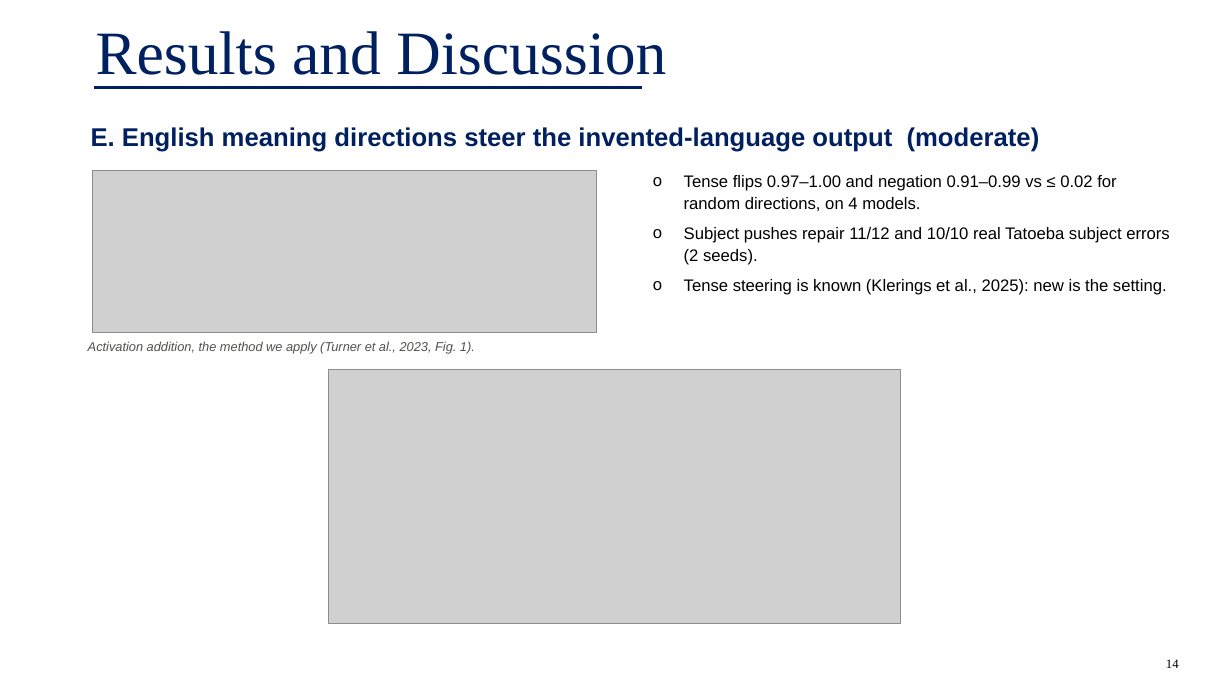
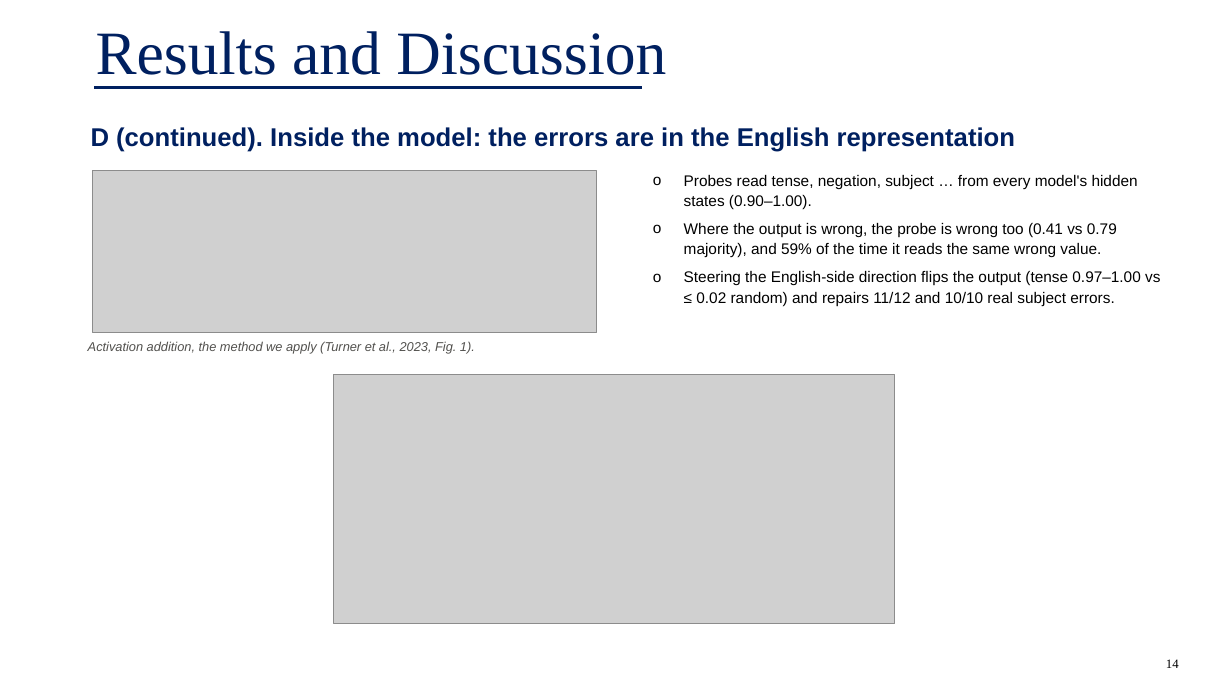
Before and after one commit to Lsidvd234/alien-rosetta, a slide deck: slide 14 of submission/Alien_Rosetta_presentation.pptx. Drawn at 1232x693 pixels with LibreOffice and Linux fonts; fonts in the diff are those of the drawing; grey boxes stand for pictures. Boxes give left, top, right and bottom in pixels: in the first picture for what was removed or moved away, otherwise in the second. Text is boxed around its words. In the diff, an @@ line names an element or a change of style, - is before the commit and + after.

```diff
--- a/submission/Alien_Rosetta_presentation.pptx
+++ b/submission/Alien_Rosetta_presentation.pptx
@@ text at [91,127,1015,152]: text changed @@
-E. English meaning directions steer the invented-language output (moderate)
+D (continued). Inside the model: the errors are in the English representation
@@ text at [684,175,1160,306]: text changed; size 13 to 12 pt @@
-o Tense flips 0.97–1.00 and negation 0.91–0.99 vs ≤ 0.02 for random directions, on 4 models.
-o Subject pushes repair 11/12 and 10/10 real Tatoeba subject errors (2 seeds).
-o Tense steering is known (Klerings et al., 2025): new is the setting.
+o Probes read tense, negation, subject … from every model's hidden states (0.90–1.00).
+o Where the output is wrong, the probe is wrong too (0.41 vs 0.79 majority), and 59% of the time it reads the same wrong value.
+o Steering the English-side direction flips the output (tense 0.97–1.00 vs ≤ 0.02 random) and repairs 11/12 and 10/10 real subject errors.
@@ picture: place and size @@
-picture at [329,370,901,624]
+picture at [334,374,895,624]
```
Also in this commit, not shown: 3 other slides changed, 1 slide added, 25 other files.
